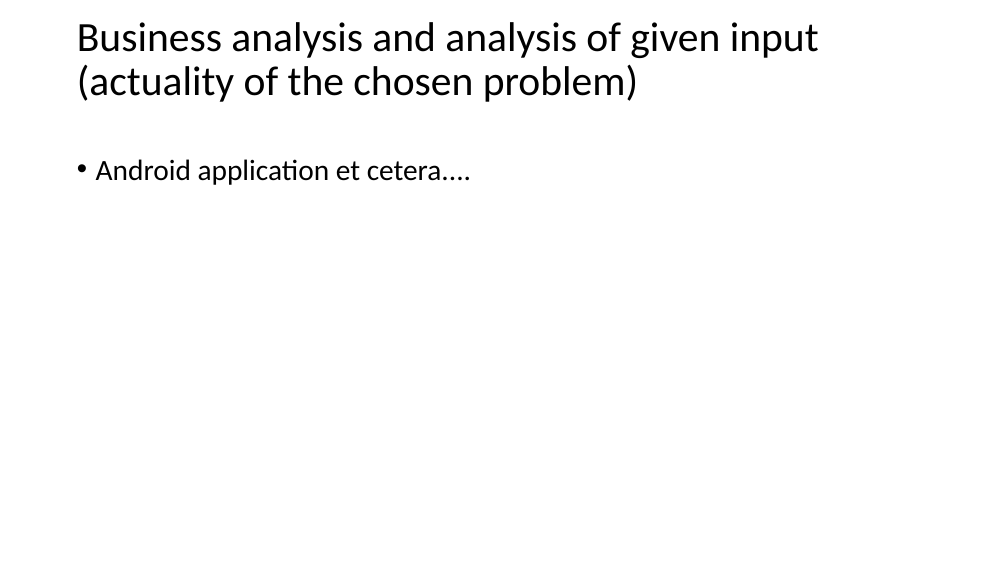
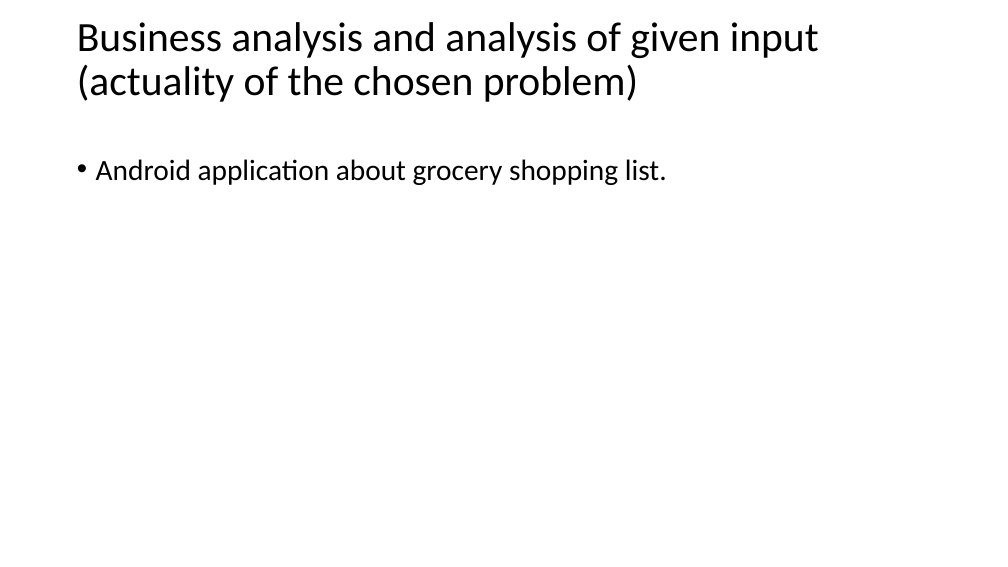
Before and after one commit to bricht/piens-un-maize, a slide deck: slide 2 of presentation/MilknBread.pptx. Drawn at 1008x567 pixels with LibreOffice and Linux fonts; fonts in the diff are those of the drawing. Boxes give left, top, right and bottom in pixels: in the first picture for what was removed or moved away, otherwise in the second. Text is boxed around its words. In the diff, an @@ line names an element or a change of style, - is before the commit and + after.

```diff
--- a/presentation/MilknBread.pptx
+++ b/presentation/MilknBread.pptx
@@ text at (x1=96, y1=159, x2=667, y2=185): text changed @@
-• Android application et cetera....
+• Android application about grocery shopping list.
```
Also in this commit, not shown: 7 other slides changed, 2 slides added, 4 slides removed.
